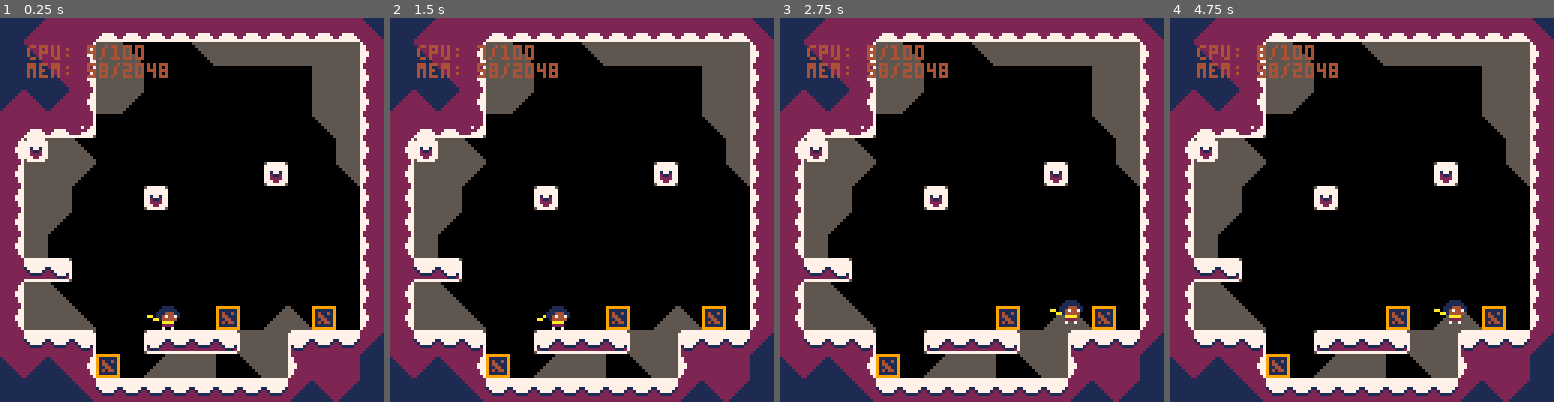
Above: before the commit, frames 1-4 (left to right).
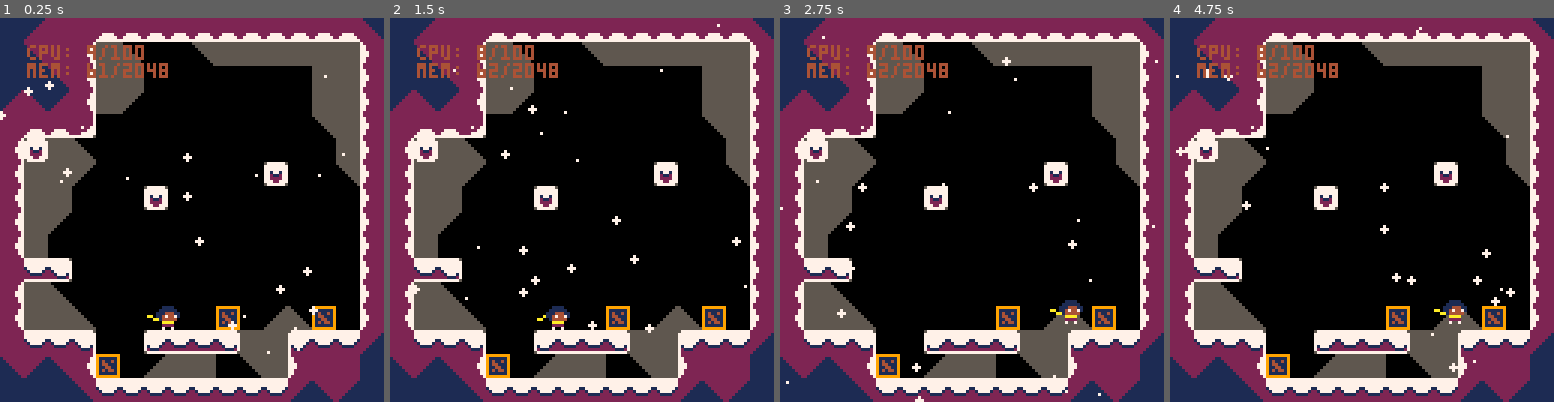
Above: after the commit, the same moments.

Repository: ExOK/Celeste2
Game: PICO-8 cartridge celeste2.p8
Two runs of this game, one before a commit and one after it. Both use one fixed random seed, a clock stepped at 60 frames per second and the inputs below.
Inputs:
- Up to frame 1 (0.25 s): no input
- Up to frame 2 (1.5 s): tap X (X key) at 0.33, 1.07 s; tap O (Z key) at 0.7 s
- Up to frame 3 (2.75 s): hold Right 1.6-2.1 s; tap O (Z key) at 1.7, 2.1, 2.5 s; tap X (X key) at 1.85 s; hold Up 2.15-2.42 s; hold Right from 2.47 s (still down)
- Up to frame 4 (4.75 s): tap O (Z key) every 0.4 s from 2.9 to 4.5 s; tap X (X key) at 2.97, 4.08 s; release Right at 3.03 s; hold Left 3.08-3.58 s; hold Down 3.63-3.97 s; hold Right 4.02-4.68 s; hold Up from 4.73 s (still down)

The runs differ from the first frame. In frame 1, 0.5% of the frame differs, in the area x 0-90%, y 11-88%; in frame 2, 0.5%, in the area x 6-93%, y 1-83%; in frame 3, 0.4%; in frame 4, 0.5%.

Commit message:
added snow

Diff:
--- a/celeste2.p8
+++ b/celeste2.p8
@@ -5,8 +5,14 @@
 -- globals
 room = 0
 objects = {}
+snow = {}
 
 function _init()
+
+	for i=0,25 do
+		snow[i] = { x = rnd(132), y = rnd(132) }
+	end
+
 	room_load(0)
 end
 -->8
@@ -111,6 +117,12 @@
 
 	for i=1,#objects do
 		objects[i]:draw()
+	end
+
+	for i=1,#snow do
+		circfill(snow[i].x % 132 - 2, snow[i].y % 132, i % 2, 7)
+		snow[i].x += (4 - i % 4)
+		snow[i].y += sin(time() * 0.25 + i * 0.1)
 	end
 
 	print("cpu: " .. flr(stat(1) * 100) .. "/100", 9, 9, 4)
